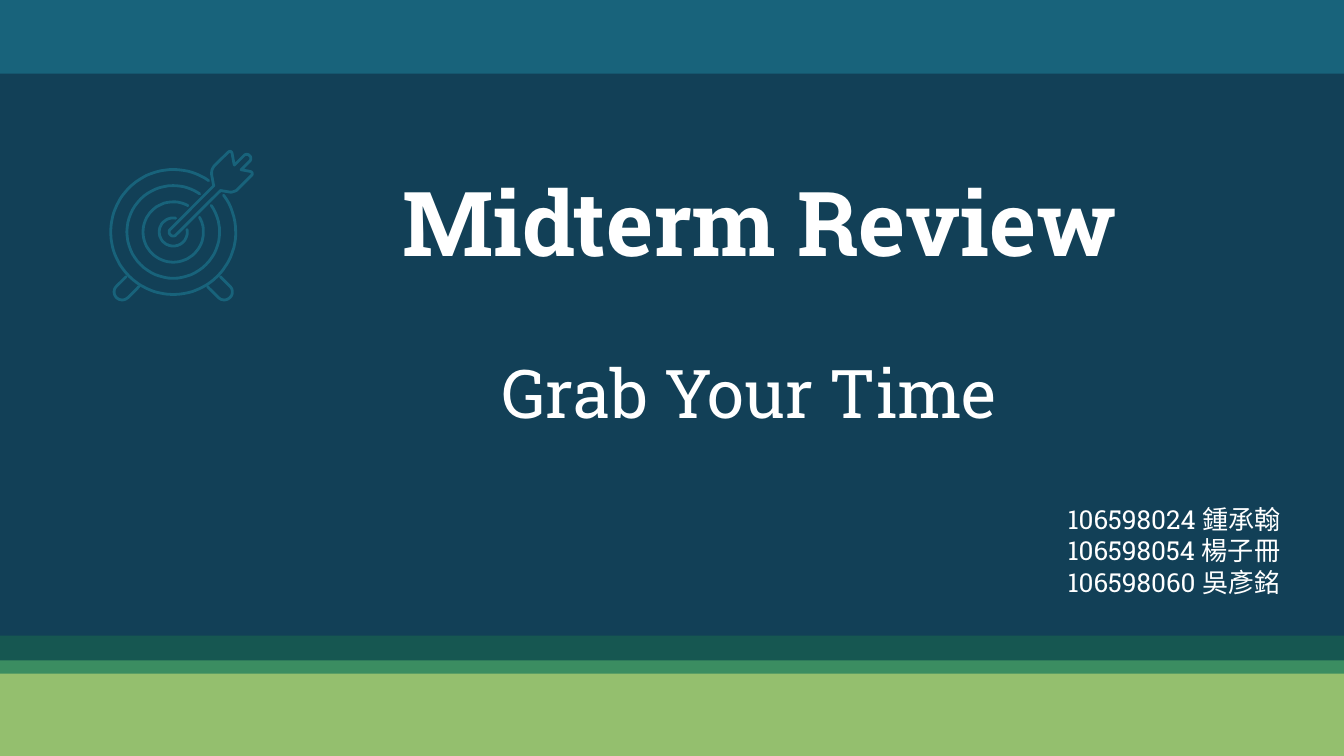
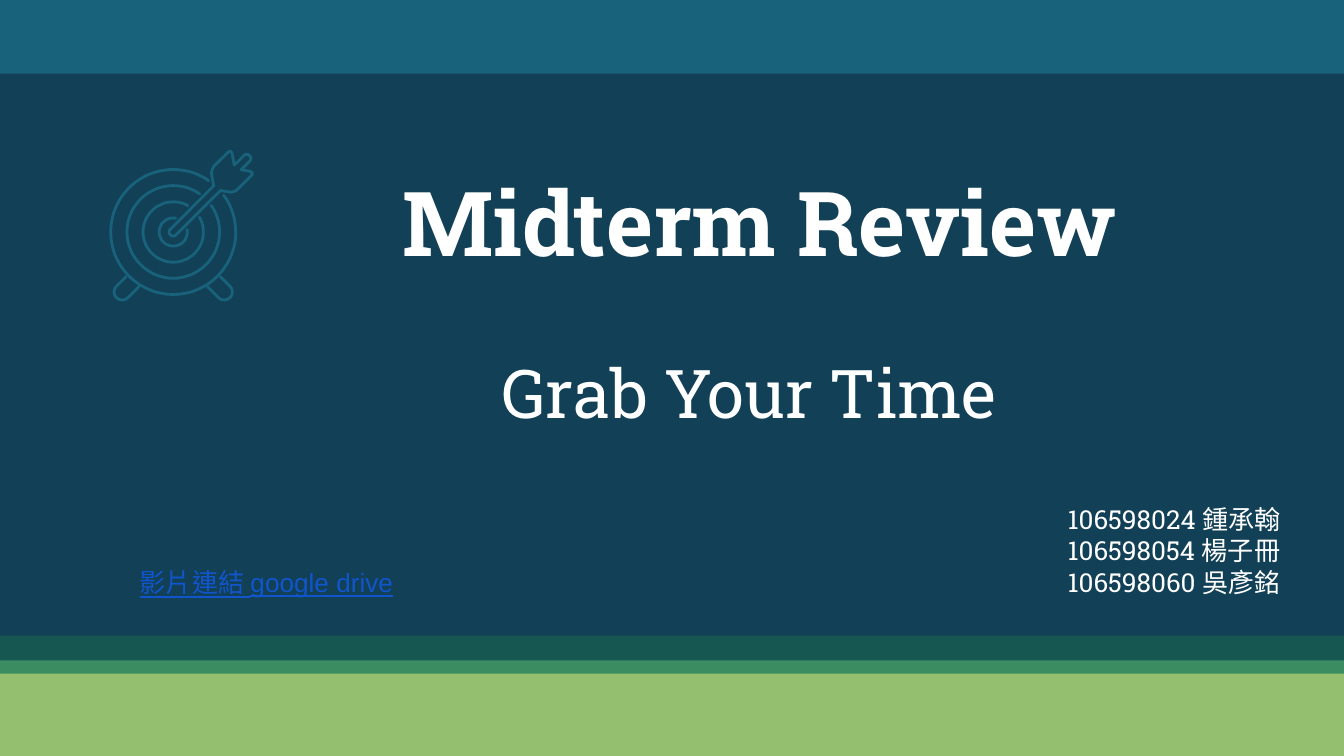
Before and after one commit to HankTwZhong/OOAD, a slide deck: slide 1 of OOAD_Midterm.pptx. Drawn at 1344x756 pixels with LibreOffice and Linux fonts; fonts in the diff are those of the drawing. Boxes give left, top, right and bottom in pixels: in the first picture for what was removed or moved away, otherwise in the second. Text is boxed around its words. In the diff, an @@ line names an element or a change of style, - is before the commit and + after.

```diff
--- a/OOAD_Midterm.pptx
+++ b/OOAD_Midterm.pptx
@@ text added at (x1=140, y1=570, x2=393, y2=598), 14 pt, text #1155CC, underline @@
+影片連結 google drive
```
Also in this commit, not shown: 1 other slide changed, 31 other files.
